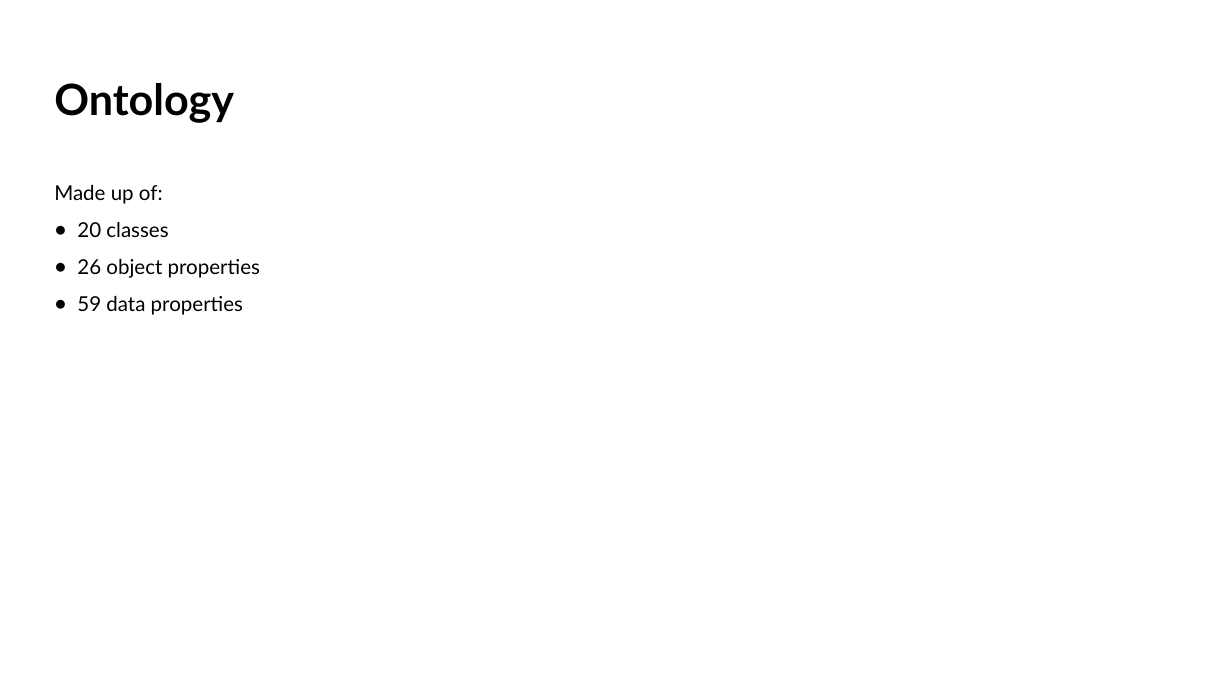
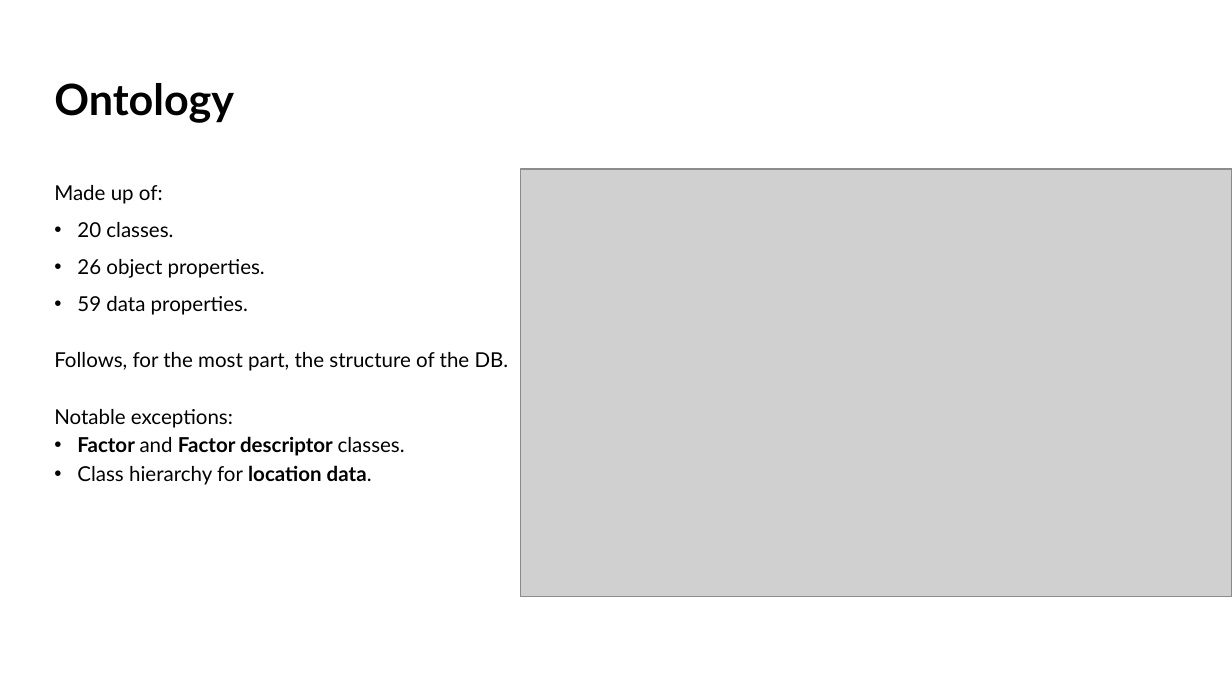
Before and after one commit to iberius96/DP_DPI, a slide deck: slide 11 of Presentation_Samuele_Ceol.pptx. Drawn at 1232x693 pixels with LibreOffice and Linux fonts; fonts in the diff are those of the drawing; grey boxes stand for pictures. Boxes give left, top, right and bottom in pixels: in the first picture for what was removed or moved away, otherwise in the second. Text is boxed around its words. In the diff, an @@ line names an element or a change of style, - is before the commit and + after.

```diff
--- a/Presentation_Samuele_Ceol.pptx
+++ b/Presentation_Samuele_Ceol.pptx
@@ picture added at [520,169,1232,596] @@
@@ text at [54,222,509,485]: text changed @@
-● 20 classes
-● 26 object properties
-● 59 data properties
+• 20 classes.
+• 26 object properties.
+• 59 data properties.
+Follows, for the most part, the structure of the DB.
+Notable exceptions:
+• Factor and Factor descriptor classes.
+• Class hierarchy for location data.
```
Also in this commit, not shown: 5 other slides changed, 6 slides added, 3 slides removed, 10 other files.
